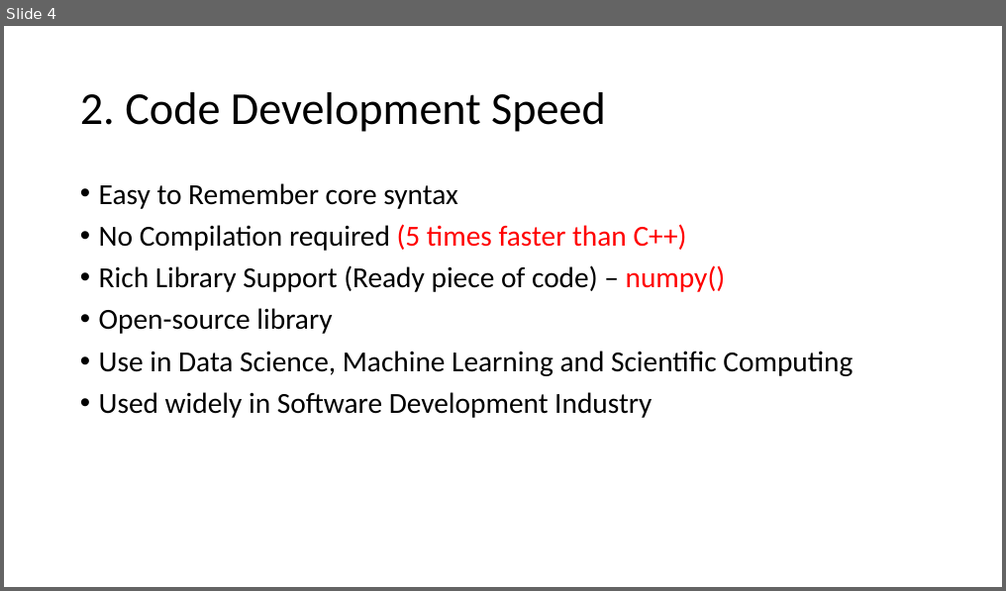
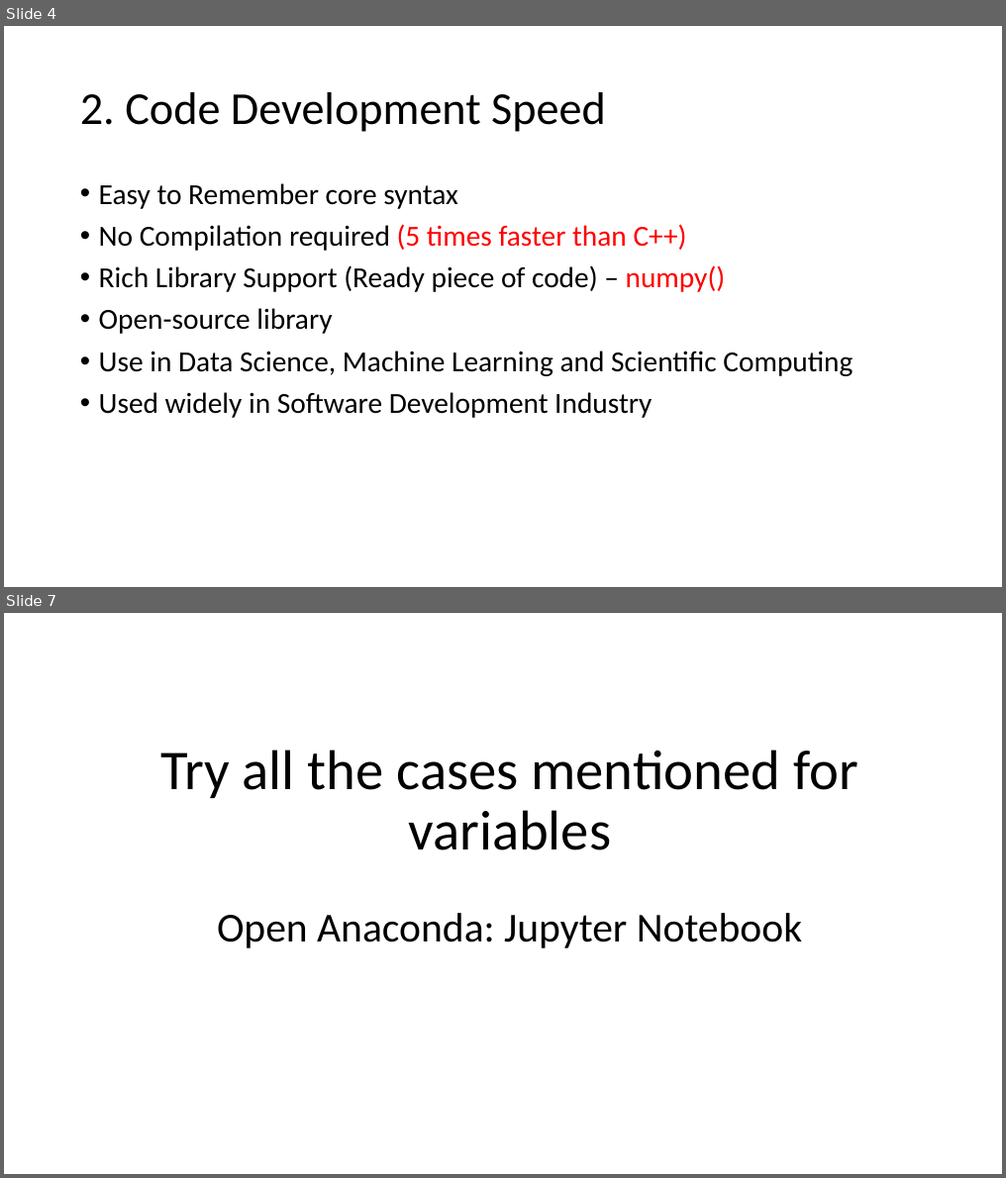
Before and after one commit to AtharvaGokhale95/JnanaPrabodhini_FundamentalsofProgramming, a slide deck: Presentations/PPT3_Python_Basics.pptx. Shown one above the other, each under a label of ours: slide 4 before the commit, slides 4 and 7 after it; the slides between them are not shown. The pictures are 1006x591 and 1006x1178 pixels, drawn with LibreOffice and Linux fonts; fonts in the diff are those of the drawing. Boxes give left, top, right and bottom in pixels: in the first picture for what was removed or moved away, otherwise in the second. Text is boxed around its words. In the diff, an @@ line names an element or a change of style, - is before the commit and + after.

```diff
--- a/Presentations/PPT3_Python_Basics.pptx
+++ b/Presentations/PPT3_Python_Basics.pptx
@@ slide 7 added at [4, 613, 1002, 1174], background #FFFFFF @@
@@ title added at [160, 750, 858, 949], 54 pt, text #000000 @@
+Try all the cases mentioned for variables
+Open Anaconda: Jupyter Notebook
```
Also in this commit, not shown: 2 slides changed, 4 other slides added.
